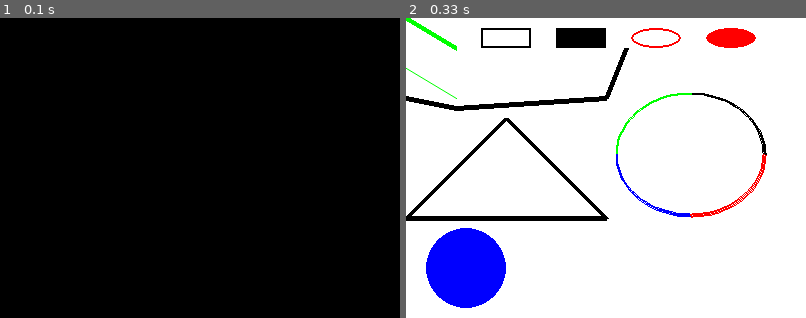
Above: before the commit, frames 1-2 (left to right).
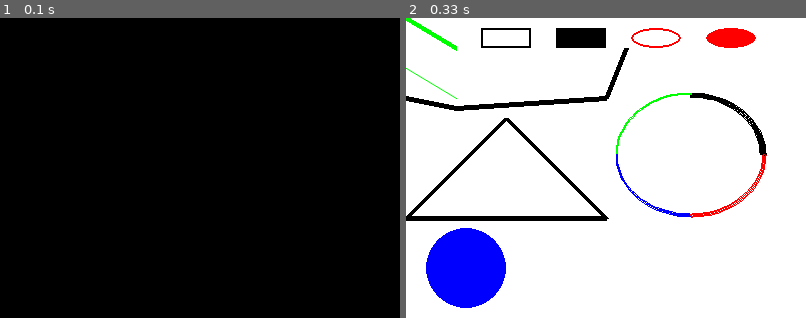
Above: after the commit, the same moments.

Repository: Petlja/pygame4skulpt
Game: pygame game, started from pygame_samples/primer2.py
The game is run twice, just before and just after one commit, with the same random seed, the same clock (stepped at 60 frames per second) and the same inputs.
Inputs:
- Up to frame 1 (0.1 s): no input
- Up to frame 2 (0.33 s): no input

Frame 1 is identical in both runs. In frame 2, 0.2% of the frame differs, in the area x 71-90%, y 25-46%.

Commit message:
draw module implemented

Diff:
--- a/pygame_samples/primer2.py
+++ b/pygame_samples/primer2.py
@@ -66,7 +66,7 @@
 
     # Draw an arc as part of an ellipse.
     # Use radians to determine what angle to draw.
-    pygame.draw.arc(screen, BLACK,[210, 75, 150, 125], 0, pi/2, 2)
+    pygame.draw.arc(screen, BLACK,[210, 75, 150, 125], 0, pi/2, 5)
     pygame.draw.arc(screen, GREEN,[210, 75, 150, 125], pi/2, pi, 2)
     pygame.draw.arc(screen, BLUE, [210, 75, 150, 125], pi,3*pi/2, 2)
     pygame.draw.arc(screen, RED,  [210, 75, 150, 125], 3*pi/2, 2*pi, 2)
Not shown, changed: example/index.html
Not shown, changed: pygamelib/pygamelib.js
